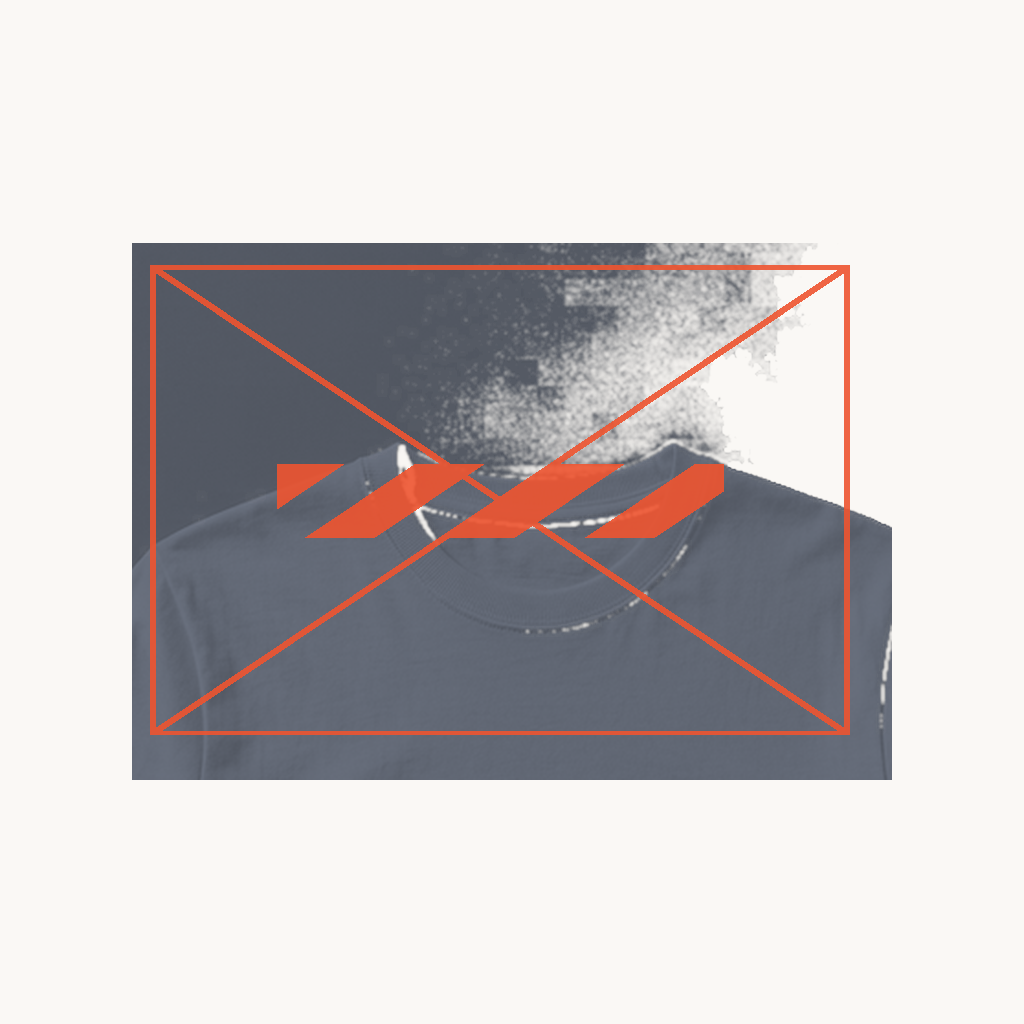
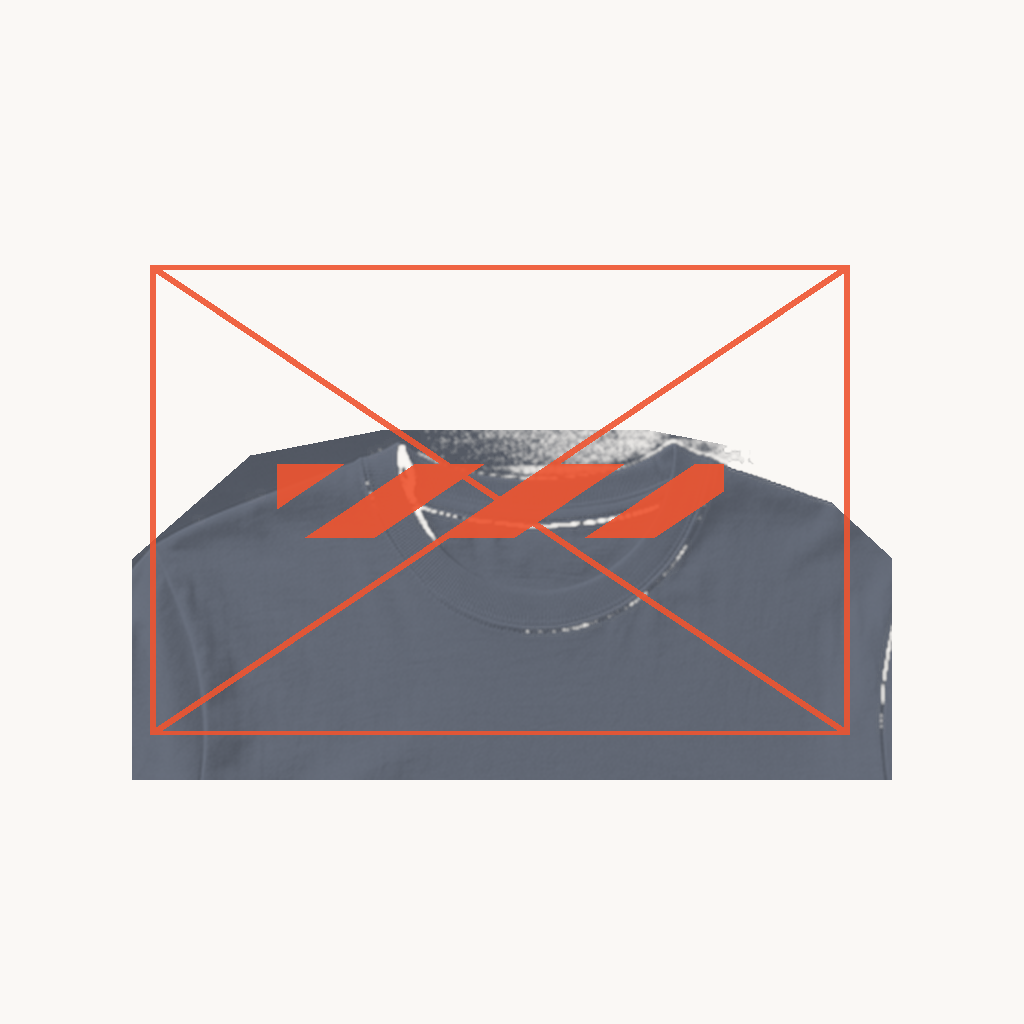
Layer changes from the first w=1024, h=1024 image to the second:
painted on "10 Product Base - longsleeve - grey - neck-label" over [132,243,892,559]